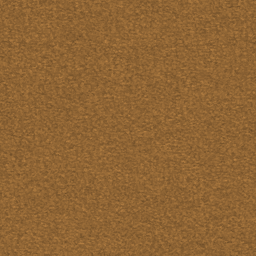
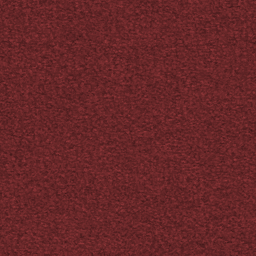
Revision of a layered 256x256 image; what changed, layer by layer:
renamed "c89c69" to "be5154", painted on it over [0, 0, 256, 256]
